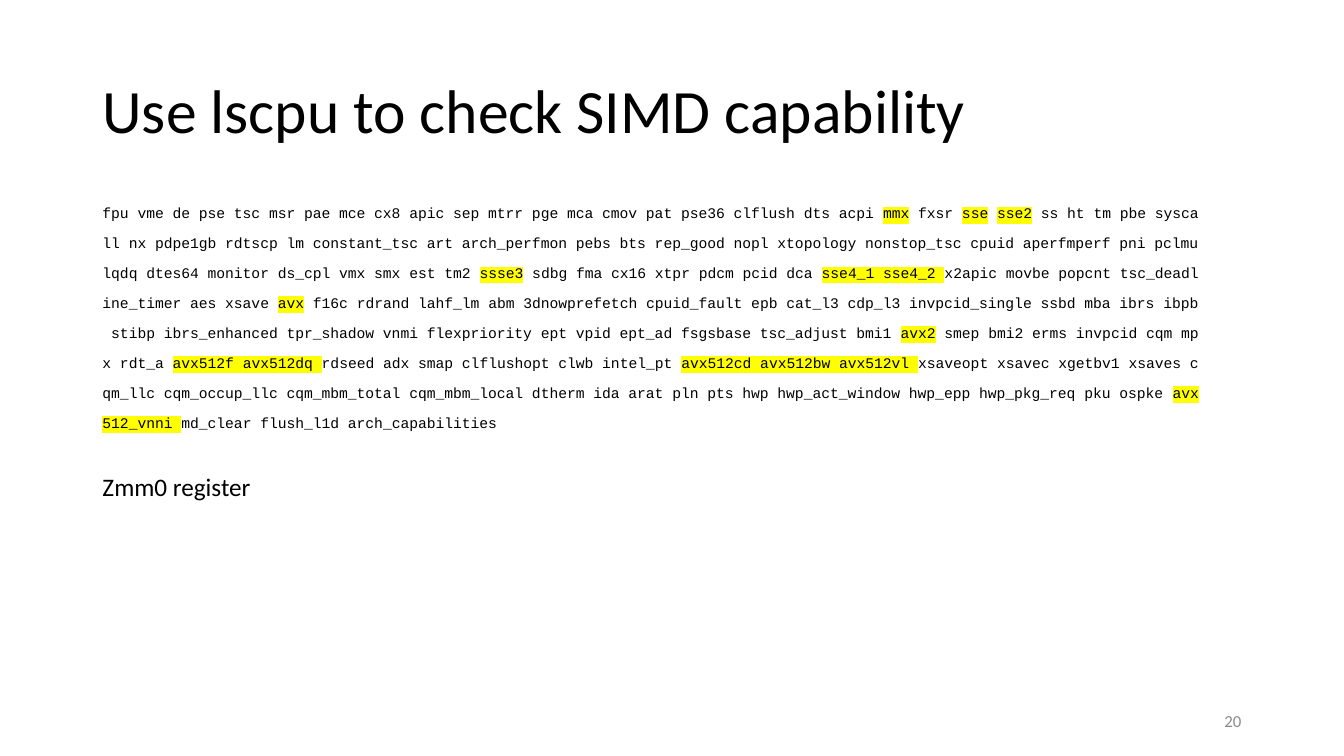
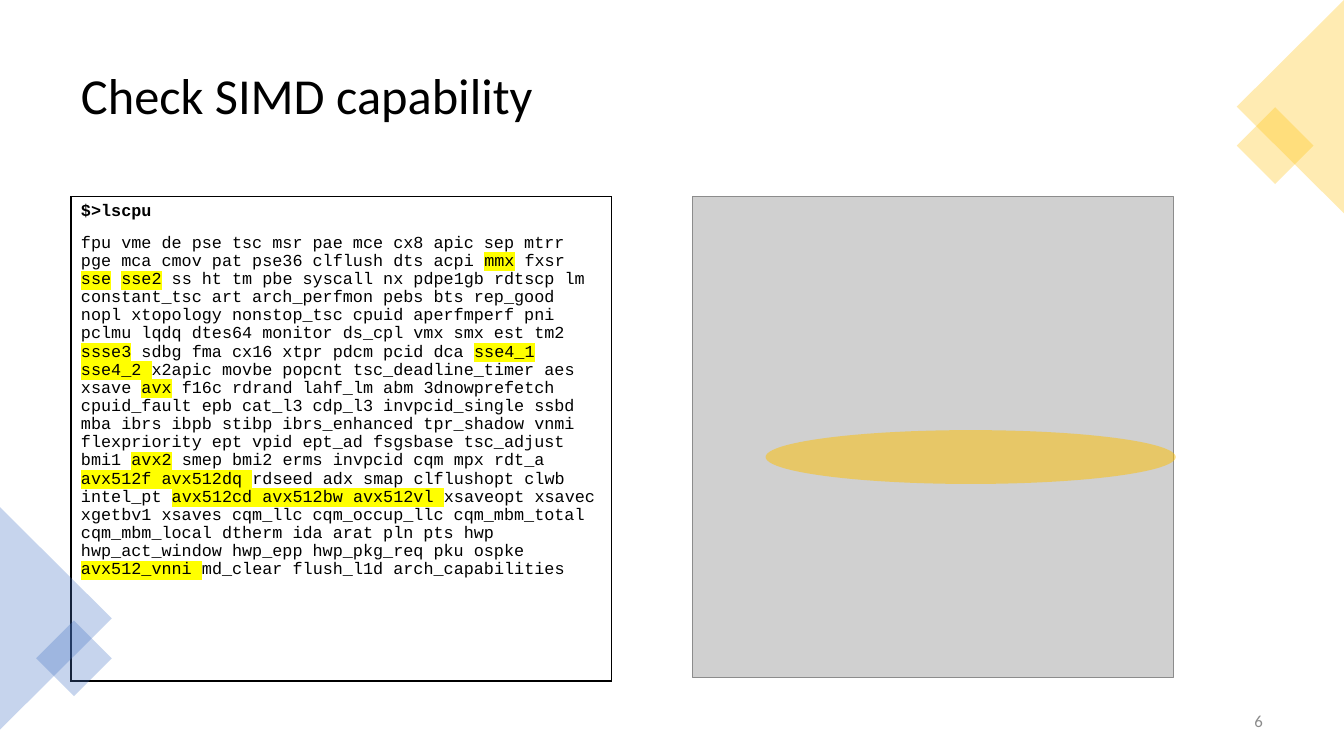
Before and after one commit to lucshi/Lecture_SIMD, a slide deck: slide 6 of lecture.pptx (slide 20 before the commit). Drawn at 1344x756 pixels with LibreOffice and Linux fonts; fonts in the diff are those of the drawing; grey boxes stand for pictures. Boxes give left, top, right and bottom in pixels: in the first picture for what was removed or moved away, otherwise in the second. Text is boxed around its words. In the diff, an @@ line names an element or a change of style, - is before the commit and + after.

```diff
--- a/lecture.pptx
+++ b/lecture.pptx
@@ triangle added at <box>1237,0,1344,214</box>, fill #FFC000 at 30% opacity @@
@@ title at <box>81,79,532,122</box>: text changed; size 44 to 36 pt @@
-Use lscpu to check SIMD capability
+Check SIMD capability
@@ rectangle added at <box>1237,108,1314,185</box>, fill #FFC000 at 30% opacity @@
@@ text "$>lscpu": place and size @@
-text "$>lscpu" at <box>102,208,1199,501</box>
+text "$>lscpu" at <box>71,197,611,682</box>
@@ text "$>lscpu" at <box>71,197,611,682</box>: fill none to #FFFFFF; outline none to #000000 1 pt @@
@@ text at <box>81,203,595,578</box>: text changed; size 10.5 to 12 pt @@
-fpu vme de pse tsc msr pae mce cx8 apic sep mtrr pge mca cmov pat pse36 clflush dts acpi mmx fxsr sse sse2 ss ht tm pbe sysca
-ll nx pdpe1gb rdtscp lm constant_tsc art arch_perfmon pebs bts rep_good nopl xtopology nonstop_tsc cpuid aperfmperf pni pclmu
-lqdq dtes64 monitor ds_cpl vmx smx est tm2 ssse3 sdbg fma cx16 xtpr pdcm pcid dca sse4_1 sse4_2 x2apic movbe popcnt tsc_deadl
-ine_timer aes xsave avx f16c rdrand lahf_lm abm 3dnowprefetch cpuid_fault epb cat_l3 cdp_l3 invpcid_single ssbd mba ibrs ibpb
-stibp ibrs_enhanced tpr_shadow vnmi flexpriority ept vpid ept_ad fsgsbase tsc_adjust bmi1 avx2 smep bmi2 erms invpcid cqm mp
-x rdt_a avx512f avx512dq rdseed adx smap clflushopt clwb intel_pt avx512cd avx512bw avx512vl xsaveopt xsavec xgetbv1 xsaves c
-qm_llc cqm_occup_llc cqm_mbm_total cqm_mbm_local dtherm ida arat pln pts hwp hwp_act_window hwp_epp hwp_pkg_req pku ospke avx
-512_vnni md_clear flush_l1d arch_capabilities
-Zmm0 register
+$>lscpu
+fpu vme de pse tsc msr pae mce cx8 apic sep mtrr pge mca cmov pat pse36 clflush dts acpi mmx fxsr sse sse2 ss ht tm pbe syscall nx pdpe1gb rdtscp lm constant_tsc art arch_perfmon pebs bts rep_good nopl xtopology nonstop_tsc cpuid aperfmperf pni pclmu lqdq dtes64 monitor ds_cpl vmx smx est tm2 ssse3 sdbg fma cx16 xtpr pdcm pcid dca sse4_1 sse4_2 x2apic movbe popcnt tsc_deadline_timer aes xsave avx f16c rdrand lahf_lm abm 3dnowprefetch cpuid_fault epb cat_l3 cdp_l3 invpcid_single ssbd mba ibrs ibpb stibp ibrs_enhanced tpr_shadow vnmi flexpriority ept vpid ept_ad fsgsbase tsc_adjust bmi1 avx2 smep bmi2 erms invpcid cqm mpx rdt_a avx512f avx512dq rdseed adx smap clflushopt clwb intel_pt avx512cd avx512bw avx512vl xsaveopt xsavec xgetbv1 xsaves cqm_llc cqm_occup_llc cqm_mbm_total cqm_mbm_local dtherm ida arat pln pts hwp hwp_act_window hwp_epp hwp_pkg_req pku ospke avx512_vnni md_clear flush_l1d arch_capabilities
@@ picture added at <box>693,197,1174,678</box> @@
@@ ellipse added at <box>766,431,1177,484</box>, fill #FFC000 at 50% opacity @@
@@ triangle added at <box>0,507,112,730</box>, fill #4472C4 at 30% opacity @@
@@ rectangle added at <box>36,620,112,696</box>, fill #4472C4 at 30% opacity @@
@@ page number at <box>1254,716,1262,727</box>: text changed @@
-20
+6
```
Also in this commit, not shown: 20 other slides changed, 18 slides added, 9 slides removed.
